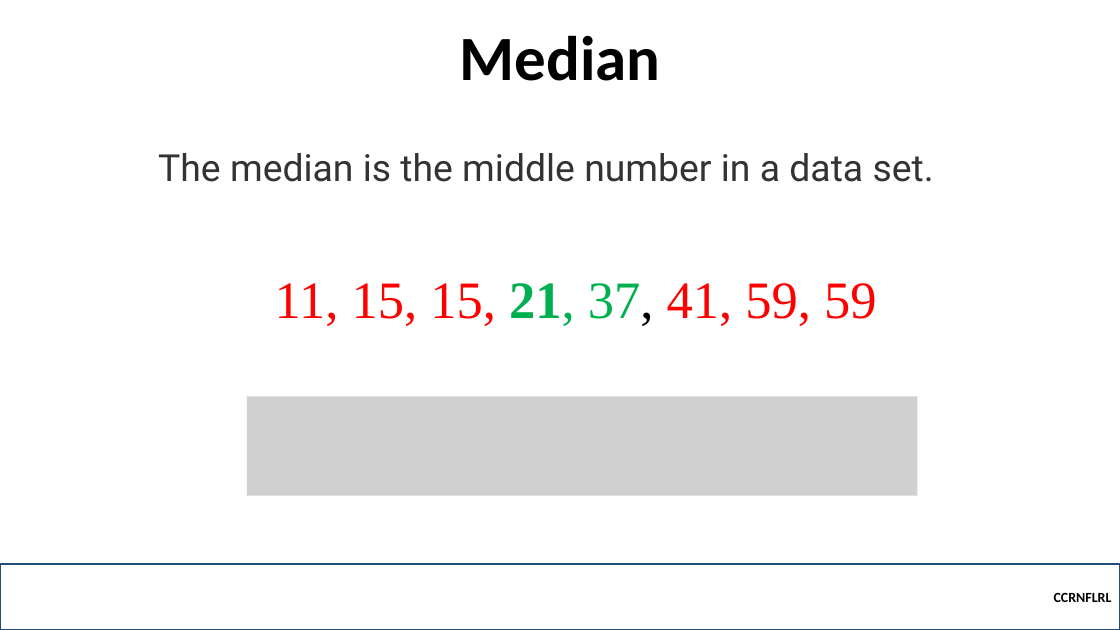
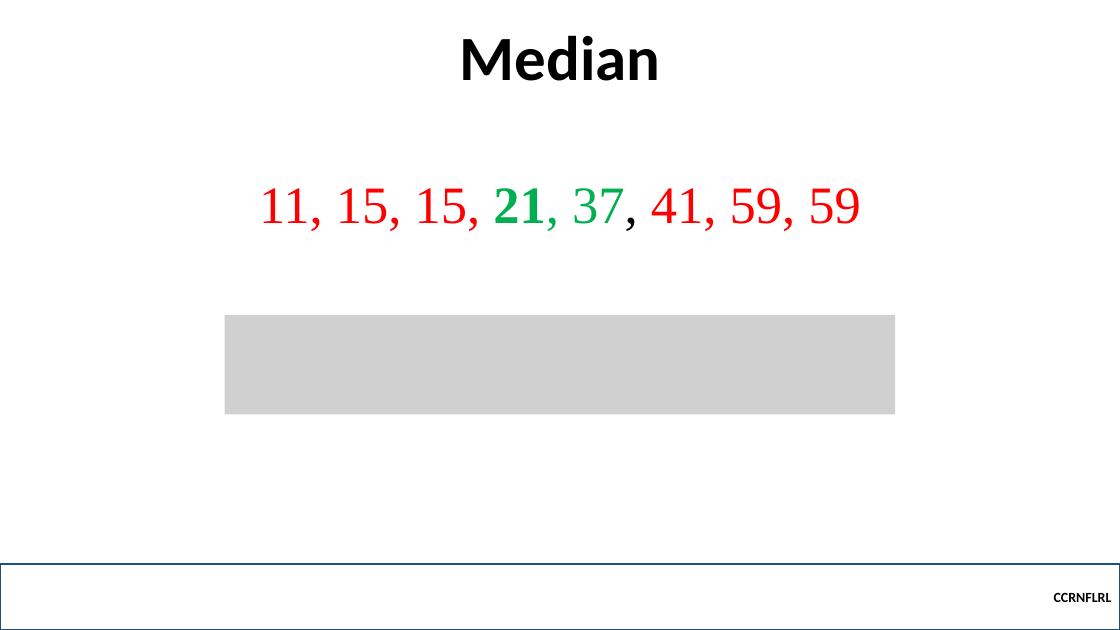
Before and after one commit to robitussin/CCRNFLRL, a slide deck: slide 27 of week_1/Statistics Review.pptx (slide 9 before the commit). Drawn at 1120x630 pixels with LibreOffice and Linux fonts; fonts in the diff are those of the drawing; grey boxes stand for pictures. Boxes give left, top, right and bottom in pixels: in the first picture for what was removed or moved away, otherwise in the second. Text is boxed around its words. In the diff, an @@ line names an element or a change of style, - is before the commit and + after.

```diff
--- a/week_1/Statistics Review.pptx
+++ b/week_1/Statistics Review.pptx
@@ text removed at [158,153,934,182] @@
-The median is the middle number in a data set.
@@ text "11, 15, 15, 21, 37, ...": place and size @@
-text "11, 15, 15, 21, 37, ..." at [275,283,877,326]
+text "11, 15, 15, 21, 37, ..." at [259,188,861,231]
@@ picture added at [225,315,896,414] @@
@@ picture removed at [247,397,918,496] @@
```
Also in this commit, not shown: 7 other slides changed, 25 slides added, 2 other files.
